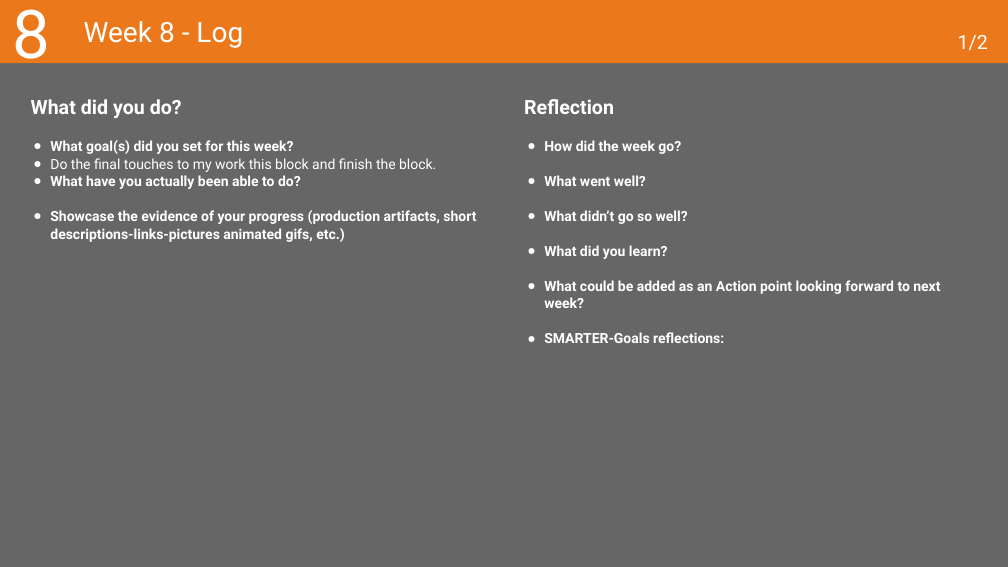
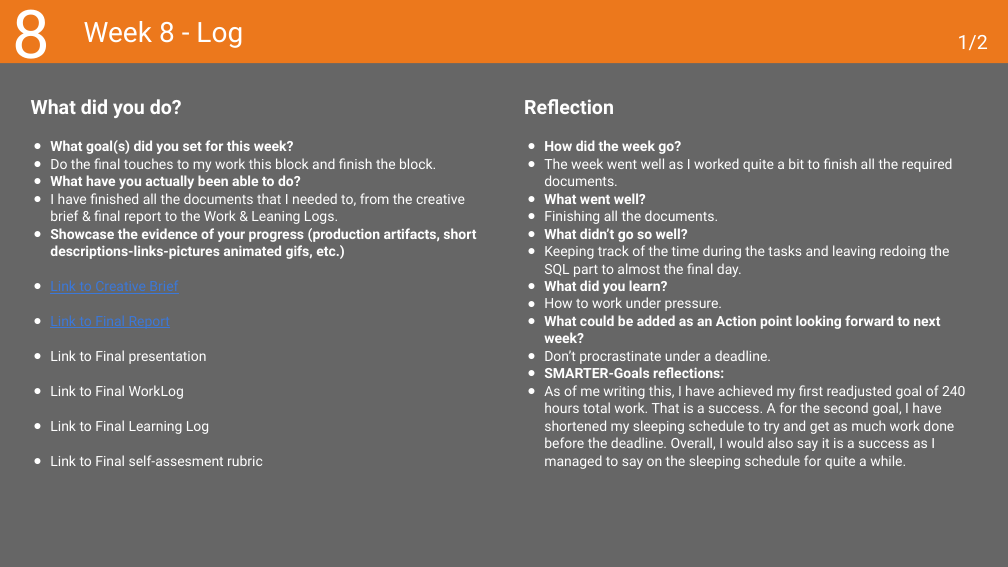
Before and after one commit to MaksBurchard240894/HFG7, a slide deck: slide 23 of Deliverables/Learning Log - Y1B-2024-25_ADSAI.pptx. Drawn at 1008x567 pixels with LibreOffice and Linux fonts; fonts in the diff are those of the drawing. Boxes give left, top, right and bottom in pixels: in the first picture for what was removed or moved away, otherwise in the second. Text is boxed around its words. In the diff, an @@ line names an element or a change of style, - is before the commit and + after.

Commit message:
WorkLog & Learning Log complete

```diff
--- a/Deliverables/Learning Log - Y1B-2024-25_ADSAI.pptx
+++ b/Deliverables/Learning Log - Y1B-2024-25_ADSAI.pptx
@@ text at (544, 158, 953, 186): paragraph added @@
+● The week went well as I worked quite a bit to finish all the required documents.
@@ text at (50, 193, 465, 224): paragraph added @@
+● I have finished all the documents that I needed to, from the creative brief & final report to the Work & Leaning Logs.
@@ text at (544, 210, 719, 224): paragraph added @@
+● Finishing all the documents.
@@ text at (544, 245, 950, 277): paragraph added @@
+● Keeping track of the time during the tasks and leaving redoing the SQL part to almost the final day.
@@ text at (50, 280, 263, 466): paragraphs added @@
+● Link to Creative Brief
+● Link to Final Report
+● Link to Final presentation
+● Link to Final WorkLog
+● Link to Final Learning Log
+● Link to Final self-assesment rubric
@@ text at (544, 297, 723, 311): paragraph added @@
+● How to work under pressure.
@@ text at (544, 350, 771, 364): paragraph added @@
+● Don’t procrastinate under a deadline.
@@ text at (544, 385, 966, 469): paragraph added @@
+● As of me writing this, I have achieved my first readjusted goal of 240 hours total work. That is a success. A for the second goal, I have shortened my sleeping schedule to try and get as much work done before the deadline. Overall, I would also say it is a success as I managed to say on the sleeping schedule for quite a while.
```
Also in this commit, not shown: 2 other slides changed, 3 other files.
